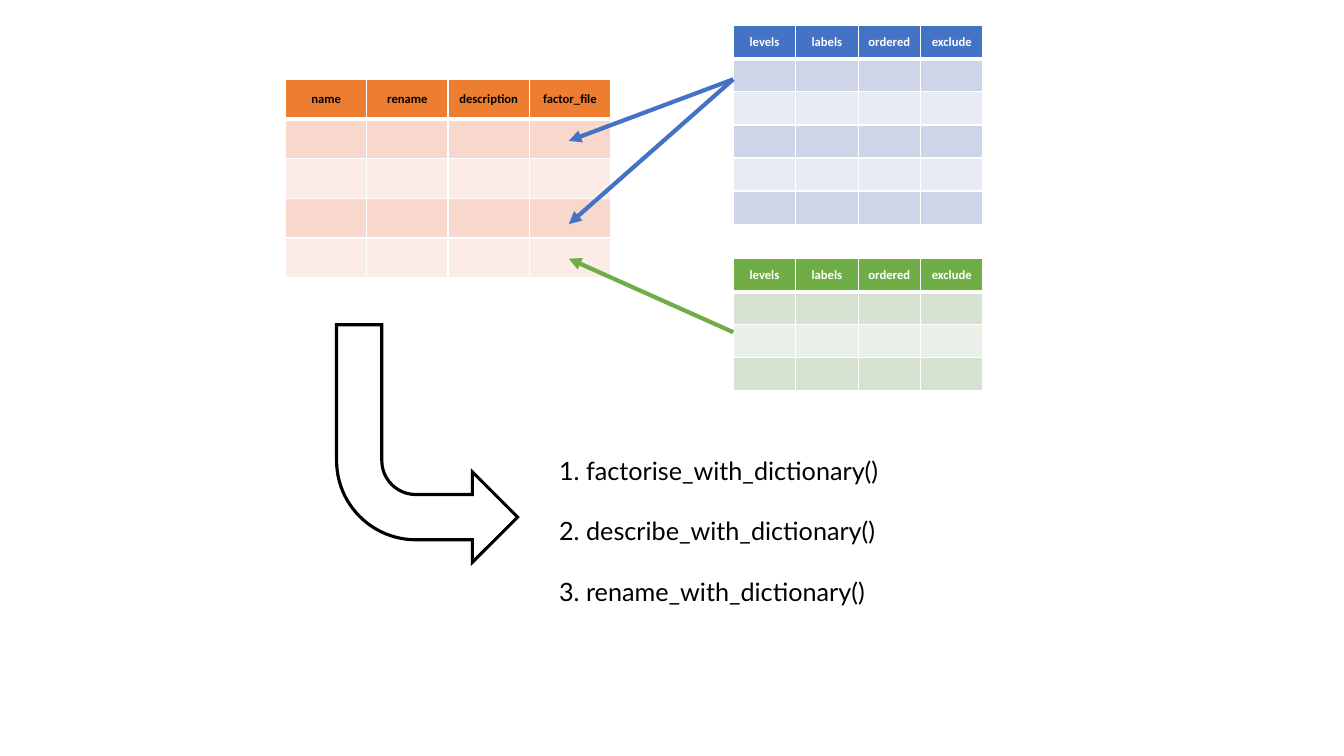
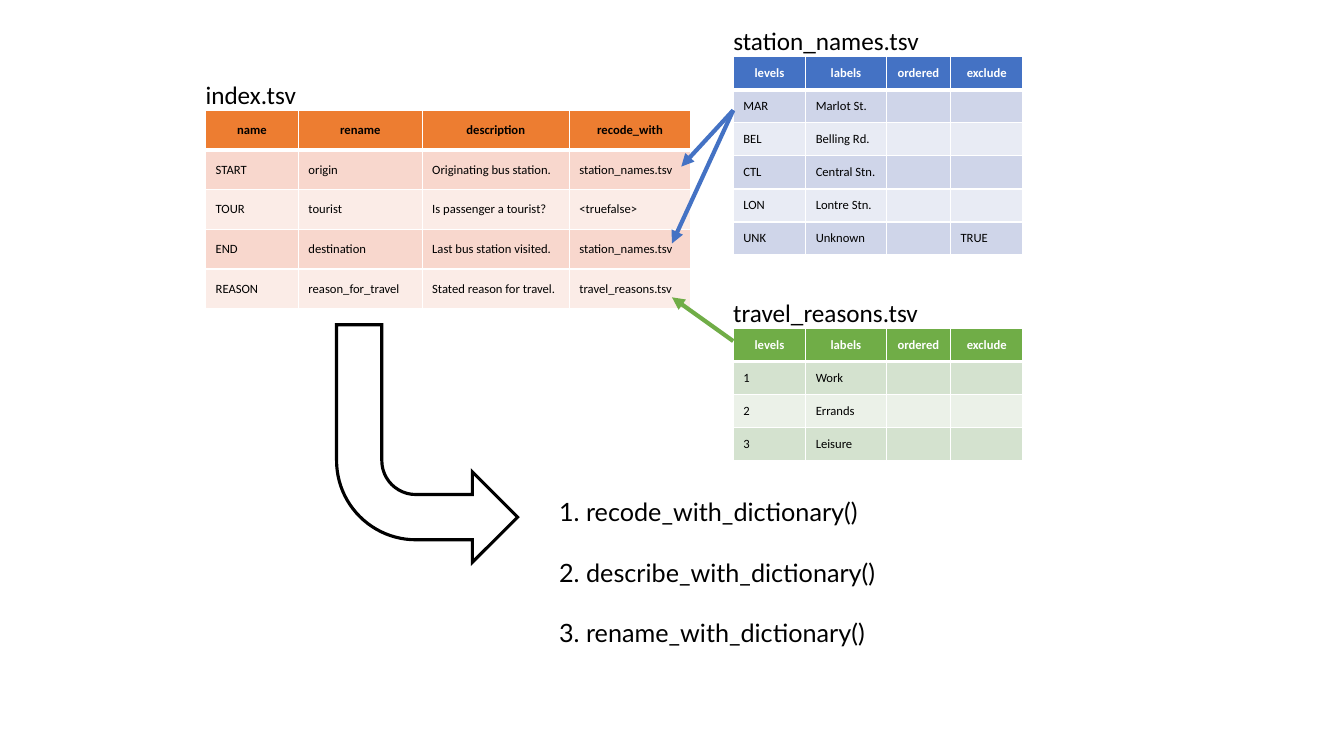
Before and after one commit to DesiQuintans/tsv2label, a slide deck: slide 1 of data-raw/Presentation1.pptx. Drawn at 1344x756 pixels with LibreOffice and Linux fonts; fonts in the diff are those of the drawing. Boxes give left, top, right and bottom in pixels: in the first picture for what was removed or moved away, otherwise in the second. Text is boxed around its words. In the diff, an @@ line names an element or a change of style, - is before the commit and + after.

```diff
--- a/data-raw/Presentation1.pptx
+++ b/data-raw/Presentation1.pptx
@@ table at box(733, 56, 1023, 255) @@
-row 2, column 1: 
+row 2, column 1: MAR
-row 2, column 2: 
+row 2, column 2: Marlot St.
-row 3, column 1: 
+row 3, column 1: BEL
-row 3, column 2: 
+row 3, column 2: Belling Rd.
-row 4, column 1: 
+row 4, column 1: CTL
-row 4, column 2: 
+row 4, column 2: Central Stn.
-row 5, column 1: 
+row 5, column 1: LON
-row 5, column 2: 
+row 5, column 2: Lontre Stn.
-row 6:  |  |  | 
+row 6: UNK | Unknown |  | TRUE
@@ table: place and size @@
-table at box(733, 26, 983, 225)
+table at box(733, 56, 1023, 255)
@@ text added at box(733, 32, 918, 54), 18 pt, text #000000 @@
+station_names.tsv
@@ text added at box(206, 86, 296, 105), 18 pt, text #000000 @@
+index.tsv
@@ table at box(206, 110, 691, 309) @@
-row 1, column 4: factor_file
+row 1, column 4: recode_with
-row 2:  |  |  | 
+row 2: START | origin | Originating bus station. | station_names.tsv
-row 3:  |  |  | 
+row 3: TOUR | tourist | Is passenger a tourist? | <truefalse>
-row 4:  |  |  | 
+row 4: END | destination | Last bus station visited. | station_names.tsv
-row 5:  |  |  | 
+row 5: REASON | reason_for_travel | Stated reason for travel. | travel_reasons.tsv
@@ table: place and size @@
-table at box(285, 80, 612, 278)
+table at box(206, 110, 691, 309)
@@ arrow moved from (733, 80) - (569, 224) to (733, 110) - (673, 244) @@
@@ arrow moved from (733, 80) - (569, 141) to (733, 110) - (682, 166) @@
@@ arrow moved from (733, 333) - (569, 259) to (733, 341) - (673, 297) @@
@@ table at box(733, 329, 1023, 461) @@
-row 2, column 1: 
+row 2, column 1: 1
-row 2, column 2: 
+row 2, column 2: Work
-row 3, column 1: 
+row 3, column 1: 2
-row 3, column 2: 
+row 3, column 2: Errands
-row 4, column 1: 
+row 4, column 1: 3
-row 4, column 2: 
+row 4, column 2: Leisure
@@ table: place and size @@
-table at box(733, 259, 983, 391)
+table at box(733, 329, 1023, 461)
@@ text added at box(733, 304, 918, 326), 18 pt, text #000000 @@
+travel_reasons.tsv
@@ text "1. recode_with_dictionary()": place and size @@
-text "1. recode_with_dictionary()" at box(559, 460, 878, 606)
+text "1. recode_with_dictionary()" at box(559, 501, 875, 647)
@@ text at box(559, 501, 858, 526): text changed @@
-1. factorise_with_dictionary()
+1. recode_with_dictionary()
```
Also in this commit, not shown: 17 other files.
